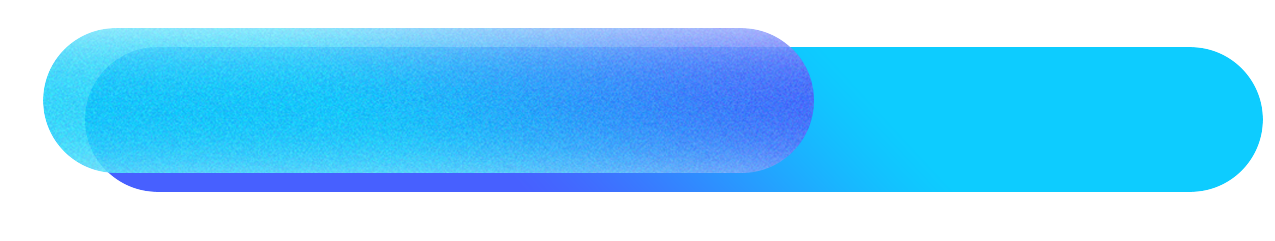
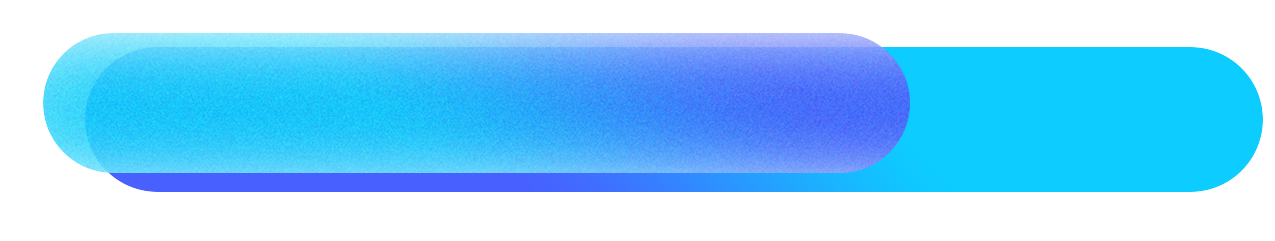
Revision of a layered 1275 × 241 image; what changed, layer by layer:
painted on "фон прогрессбара" over (43, 28, 910, 173)
removed layer "основной прогресс бар" (was 92%) over (43, 28, 814, 173)
added layer "Прямоугольник 1" (92%) above "фон" over (43, 33, 910, 173)